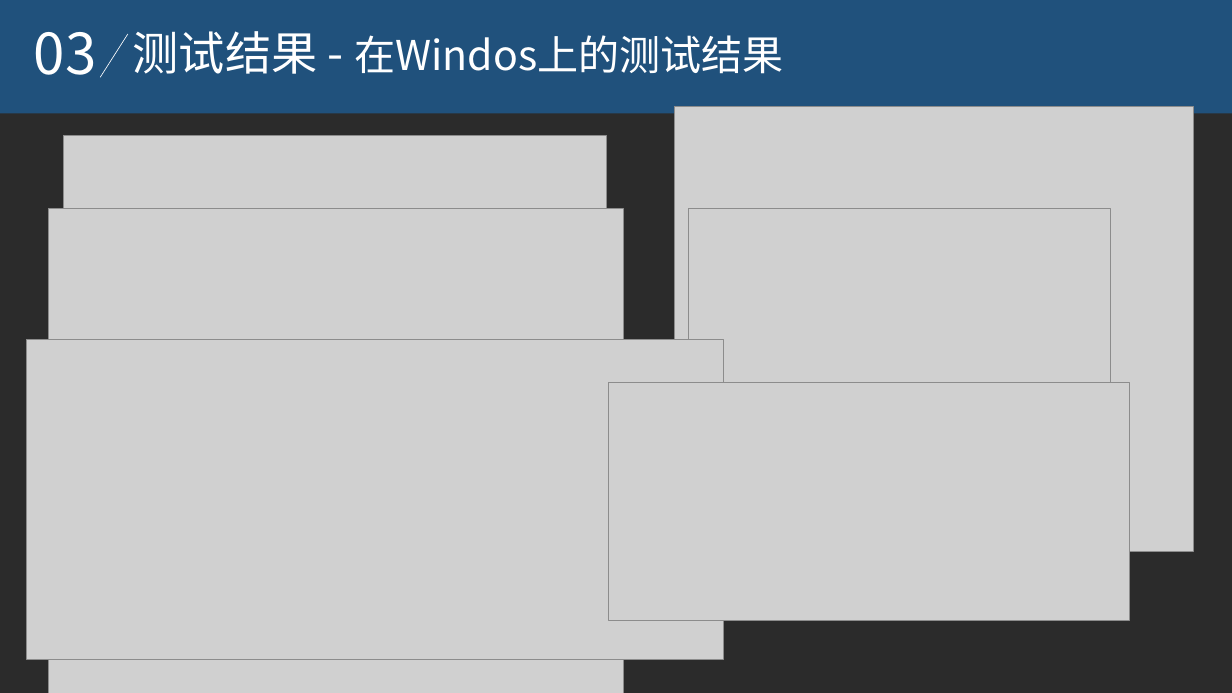
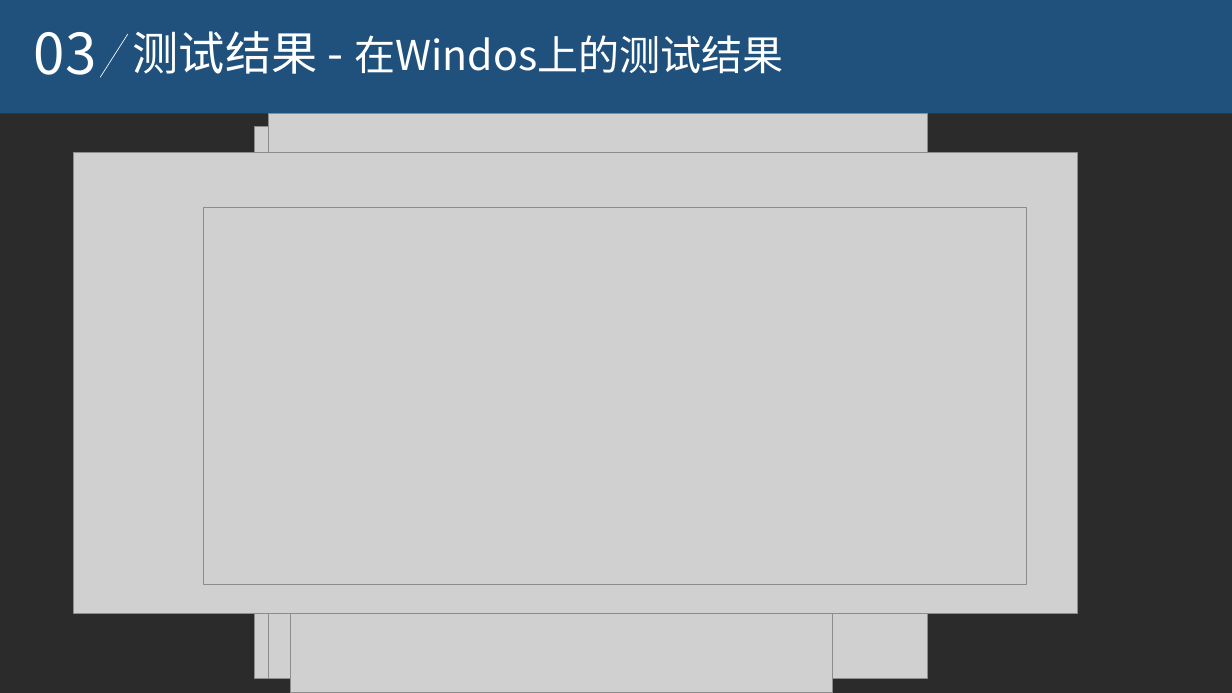
Before and after one commit to aihes/PylonCamera, a slide deck: slide 10 of paper/激光散斑系统CCD相机数据采集控制软件设计.ppt. Drawn at 1232x693 pixels with LibreOffice and Linux fonts; fonts in the diff are those of the drawing; grey boxes stand for pictures; background and template pictures are left out; a plain dark background stands for a picture behind light text. Boxes give left, top, right and bottom in pixels: in the first picture for what was removed or moved away, otherwise in the second. Text is boxed around its words. In the diff, an @@ line names an element or a change of style, - is before the commit and + after.

```diff
--- a/paper/激光散斑系统CCD相机数据采集控制软件设计.ppt
+++ b/paper/激光散斑系统CCD相机数据采集控制软件设计.ppt
@@ picture: place and size @@
-picture at (674,106,1193,551)
+picture at (269,114,927,678)
@@ picture: place and size @@
-picture at (63,136,606,601)
+picture at (254,128,886,670)
@@ picture: place and size @@
-picture at (48,208,622,693)
+picture at (254,127,901,679)
@@ picture: place and size @@
-picture at (27,339,723,658)
+picture at (74,152,1077,613)
@@ picture: place and size @@
-picture at (609,382,1129,620)
+picture at (203,208,1026,584)
@@ picture: place and size @@
-picture at (688,208,1109,571)
+picture at (291,225,832,693)
```
Also in this commit, not shown: 2 other slides changed.
